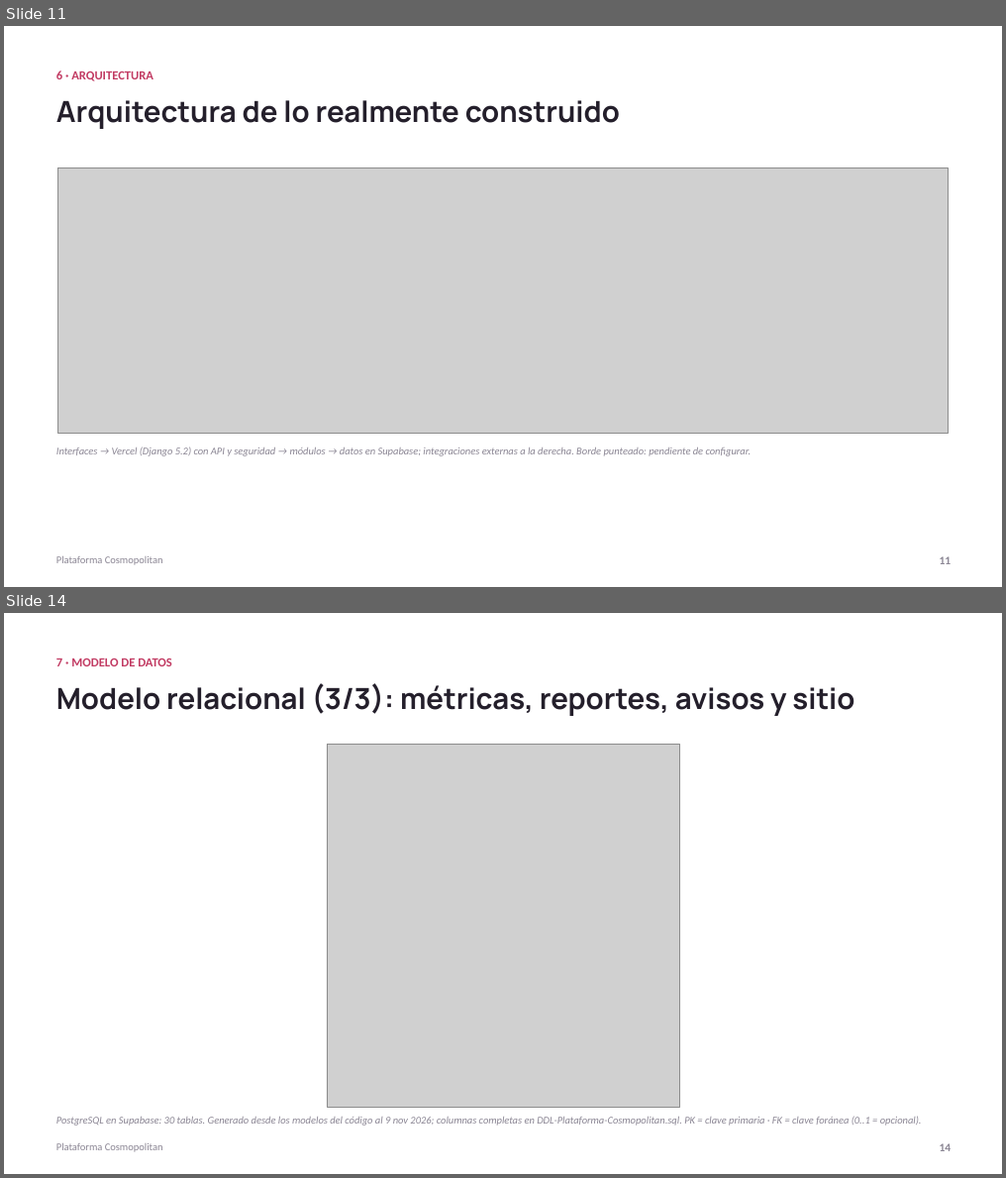
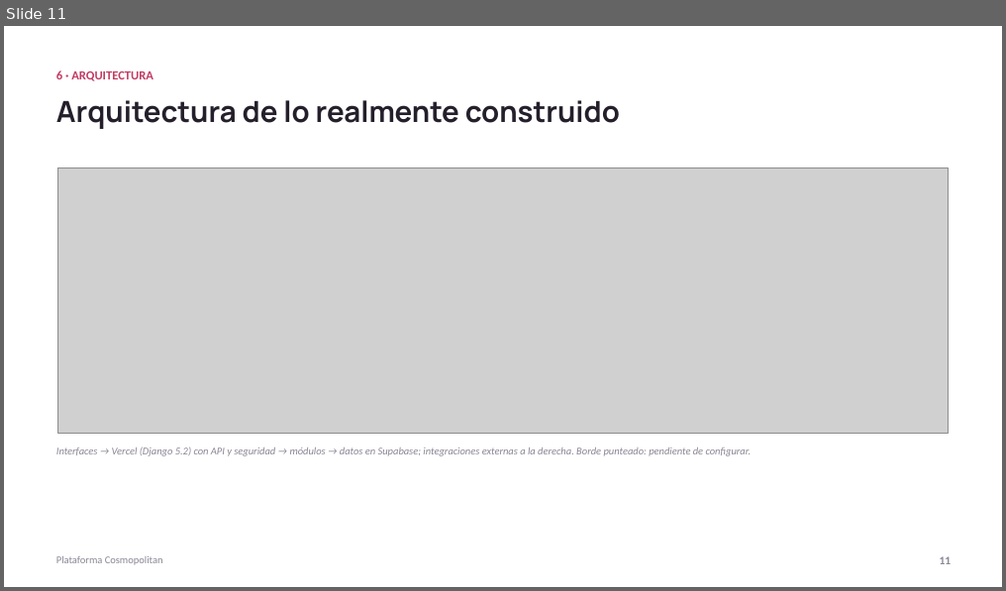
Before and after one commit to ChristianCuadra/capstone, a slide deck: Fase 2/Evidencias Proyecto/Presentación Proyecto.pptx. Shown one above the other, each under a label of ours: slides 11 and 14 before the commit, slide 11 after it; the slides between them are not shown. The pictures are 1006x1178 and 1006x591 pixels, drawn with LibreOffice and Linux fonts; fonts in the diff are those of the drawing; grey boxes stand for pictures. Boxes give left, top, right and bottom in pixels: in the first picture for what was removed or moved away, otherwise in the second. Text is boxed around its words. In the diff, an @@ line names an element or a change of style, - is before the commit and + after.

Commit message:
Sprint 2 y 3: tarjetas y historias en Hecho (Kanban S2/S3, Sprint Backlog S3, Incremento S3); presentación con una sola diapositiva de modelo de datos; zip del código actualizado

```diff
--- a/Fase 2/Evidencias Proyecto/Presentación Proyecto.pptx
+++ b/Fase 2/Evidencias Proyecto/Presentación Proyecto.pptx
@@ slide 14 removed at box(4, 613, 1002, 1174), background #FFFFFF @@
@@ text removed at box(56, 658, 172, 666) @@
-7 · MODELO DE DATOS
@@ text removed at box(56, 683, 854, 716) @@
-Modelo relacional (3/3): métricas, reportes, avisos y sitio
@@ picture removed at box(327, 744, 679, 1107) @@
@@ text removed at box(56, 1116, 922, 1126) @@
-PostgreSQL en Supabase: 30 tablas. Generado desde los modelos del código al 9 nov 2026; columnas completas en DDL-Plataforma-Cosmopolitan.sql. PK = clave primaria · FK = clave foránea (0..1 = opcional).
@@ text removed at box(56, 1144, 163, 1153) @@
-Plataforma Cosmopolitan
@@ text removed at box(940, 1144, 951, 1152) @@
-14
```
Also in this commit, not shown: 15 slides changed, 1 other slide removed, 5 other files.
